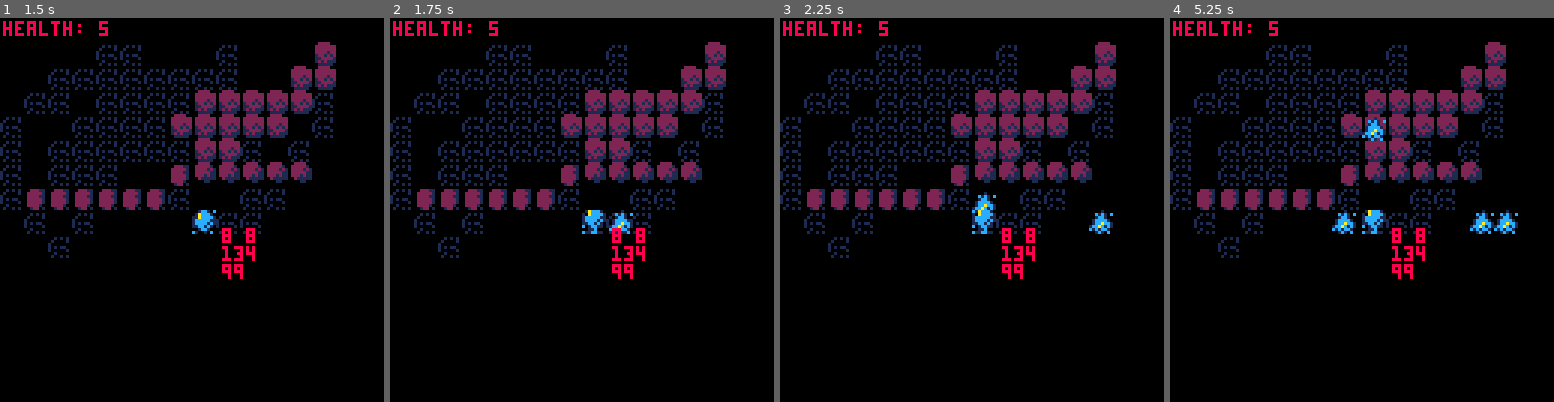
Above: before the commit, frames 1-4 (left to right).
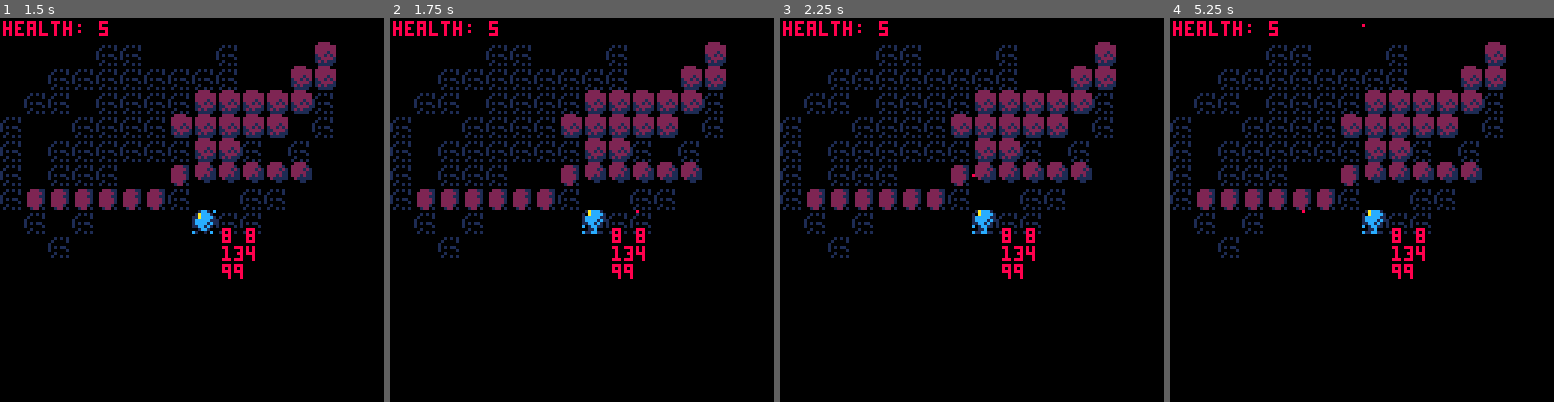
Above: after the commit, the same moments.

Repository: BeneDev/BJS_Pico8_Game
Game: PICO-8 cartridge rpg_game.p8
The game is run twice, just before and just after one commit, with the same random seed, the same clock (stepped at 60 frames per second) and the same inputs.
Inputs:
- Up to frame 1 (1.5 s): no input
- Up to frame 2 (1.75 s): hold Right from 1.6 s (still down)
- Up to frame 3 (2.25 s): release Right at 2.1 s; hold Up from 2.15 s (still down)
- Up to frame 4 (5.25 s): release Up at 2.42 s; hold Right 2.47-3.03 s; hold Left 3.08-3.58 s; hold Down 3.63-3.97 s; hold Right 4.02-4.68 s; hold Up 4.73-5.03 s; hold Left from 5.08 s (still down)

Frame 1 is identical in both runs. In frame 2, 0.2% of the frame differs, in the area x 57-65%, y 50-57%; in frame 3, 0.5%; in frame 4, 1.0%, in the area x 34-91%, y 1-57%.

Commit message:
Spawn and Add enemy
wrote the two functions

Diff:
--- a/rpg_game.p8
+++ b/rpg_game.p8
@@ -93,13 +93,13 @@
  end
  --player shoots
  if(btnp(0)) then
- 	add_bullet(-1,0)
+ 	add_bullet(-2,0)
  elseif(btnp(1)) then
- 	add_bullet(1,0)
+ 	add_bullet(2,0)
  elseif(btnp(2)) then
- 	add_bullet(0,-1)
+ 	add_bullet(0,-2)
  elseif(btnp(3)) then
- 	add_bullet(0,1)
+ 	add_bullet(0,2)
  end
  --player map coordinates
  player.celx = player.x/8
@@ -200,8 +200,7 @@
  )
  --draw bullets
  for e in all (bullets) do
- 	spr(
- 		player.sbullet,
+ 	pset(
  		e.x,
  		e.y
  	)
